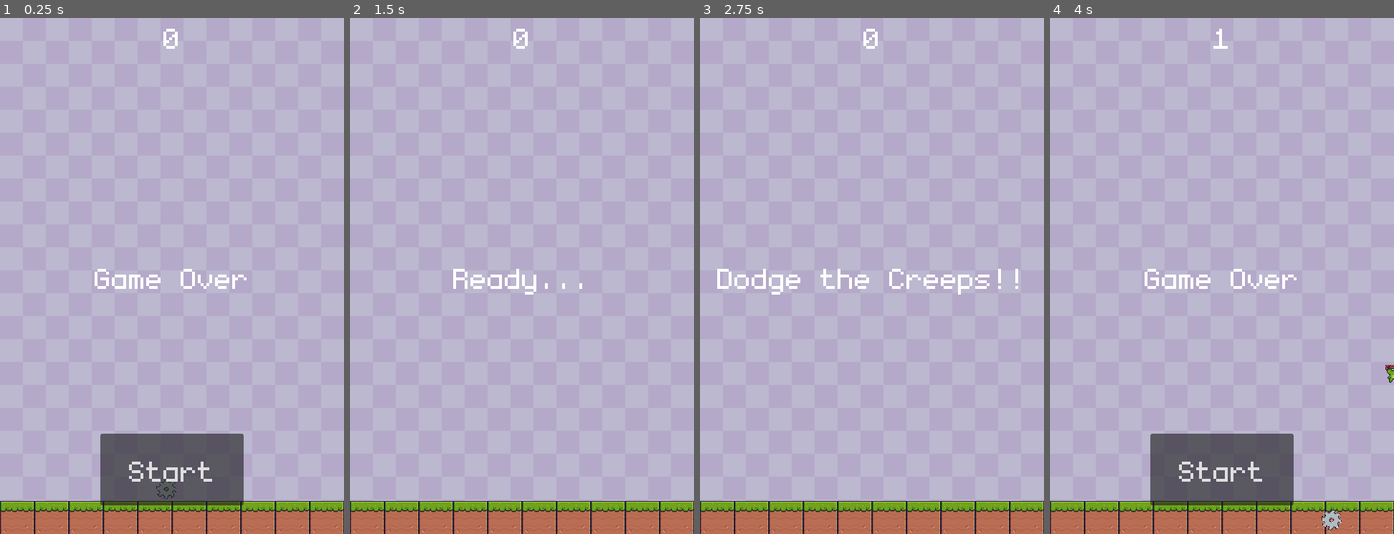
Above: before the commit, frames 1-4 (left to right).
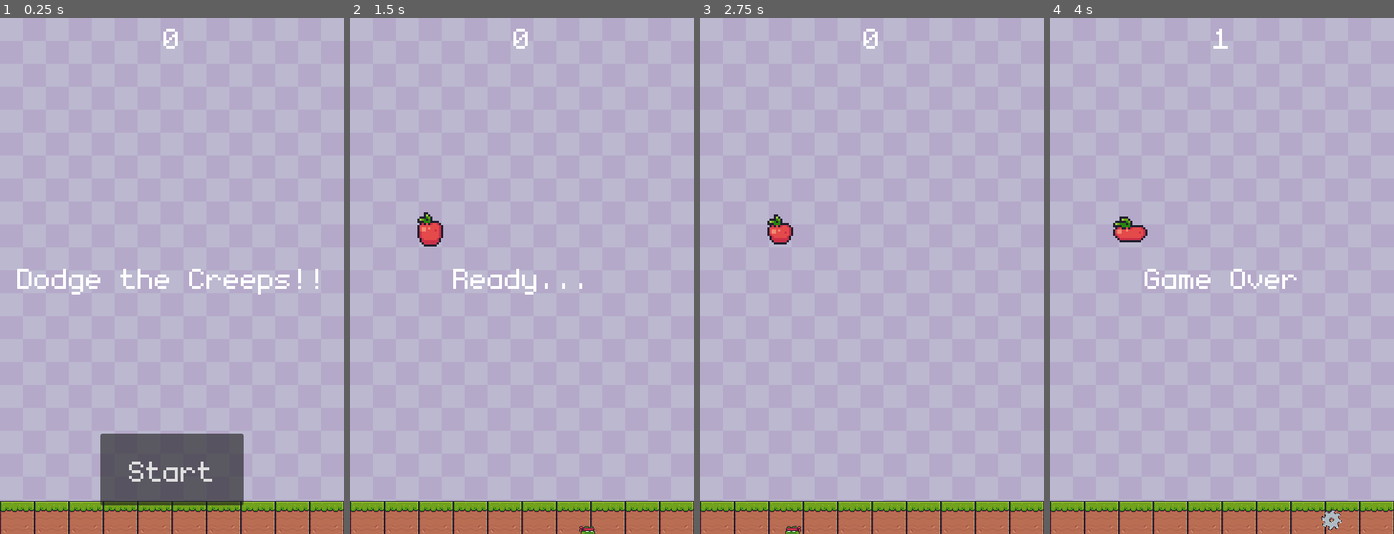
Above: after the commit, the same moments.

Repository: Imphalda/Simple-Godot-Project
Game: Godot game, scene res://main.tscn
The game is run twice, just before and just after one commit, with the same random seed, the same clock (stepped at 60 frames per second) and the same inputs.
Inputs:
- Up to frame 1 (0.25 s): no input
- Up to frame 2 (1.5 s): click "Start" at 0.5 s; hold Right (move_right) from 1.28 s (still down)
- Up to frame 3 (2.75 s): release Right (move_right) at 2.03 s; hold Left (move_left) from 2.03 s (still down)
- Up to frame 4 (4 s): release Left (move_left) at 2.78 s; hold Right (move_right) 2.78-3.53 s; hold Up (move_up) from 3.53 s (still down)

The runs differ from the first frame. In frame 1, 1.3% of the frame differs, in the area x 5-93%, y 48-94%; in frame 2, 0.4%; in frame 3, 1.3%; in frame 4, 6.1%, in the area x 18-100%, y 38-95%.

Commit message:
Overhauled Collision

Diff:
--- a/Apple.tscn
+++ b/Apple.tscn
@@ -182,9 +182,11 @@
 radius = 9.66667
 height = 20.6667
 
-[node name="Apple" type="RigidBody2D"]
+[node name="Apple" type="RigidBody2D" groups=["collectable"]]
 z_index = 1
 position = Vector2(199, 162)
+collision_layer = 4
+collision_mask = 4
 gravity_scale = 0.0
 can_sleep = false
 freeze = true
@@ -201,4 +203,5 @@
 scale = Vector2(3, 3)
 shape = SubResource("CapsuleShape2D_85not")
 
+[connection signal="body_entered" from="." to="." method="_on_body_entered"]
 [connection signal="animation_finished" from="AnimatedSprite2D" to="." method="on_animation_finished"]
--- a/Collectable.gd
+++ b/Collectable.gd
@@ -1,5 +1,6 @@
 extends RigidBody2D
 @export var points = 10
+signal collectable_player_hit
 
 # Called when the node enters the scene tree for the first time.
 func _ready() -> void:
@@ -30,3 +31,8 @@
 	$AnimatedSprite2D.animation = "Default"
 	$AnimatedSprite2D.play()
 	pass # Replace with function body.
+
+func _on_player_collected() -> void:
+	$AnimatedSprite2D.animation = "Collected"
+	$AppleCollision.set_deferred("disabled", true)
+	pass # Replace with function body.
--- a/hud.gd
+++ b/hud.gd
@@ -13,6 +13,7 @@
 	# Wait for MessageTimer to run out
 	await $MessageTimer.timeout
 
+	$ScoreLabel.text = "0"
 	$Message.text = "Dodge the Creeps!!"
 	$Message.show()
 
@@ -20,6 +21,7 @@
 	$StartButton.show()
 
 func update_score(score):
+	score += int($ScoreLabel.text)
 	$ScoreLabel.text = str(score)
 
 
@@ -41,3 +43,8 @@
 
 func _on_message_timer_timeout() -> void:
 	$Message.hide() #Replace with function body.
+
+
+func _on_collectable_player_hit(points) -> void:
+	update_score(points)
+	pass # Replace with function body.
--- a/main.gd
+++ b/main.gd
@@ -57,7 +57,7 @@
 	add_child(mob)
 
 func _on_score_timer_timeout() -> void:
-	score+= 1
+	score = 1
 	$Hud.update_score(score)
 
 func _on_start_timer_timeout() -> void:
@@ -67,3 +67,14 @@
 
 func _on_floor_collison_body_entered(body: Node) -> void:
 	$Player.on_floor = true
+
+
+func _on_player_killed() -> void:
+	game_over()
+	pass # Replace with function body.
+
+
+func _on_player_collected() -> void:
+	var score = $Apple.points
+	$Hud.update_score(score)
+	pass # Replace with function body.
--- a/main.tscn
+++ b/main.tscn
@@ -4,9 +4,9 @@
 [ext_resource type="Script" path="res://main.gd" id="1_l7y1o"]
 [ext_resource type="PackedScene" uid="uid://3hb1xvktmyxr" path="res://mob.tscn" id="2_53coy"]
 [ext_resource type="PackedScene" uid="uid://jj63iil8ufje" path="res://floor.tscn" id="3_g0gn7"]
-[ext_resource type="Script" path="res://floor_collison.gd" id="5_766sv"]
 [ext_resource type="Texture2D" uid="uid://b5e6bf5s8n06k" path="res://Assets/Background/Purple.png" id="5_u8fwy"]
 [ext_resource type="PackedScene" uid="uid://ccru1hepmb8gd" path="res://HUD.tscn" id="6_1211q"]
+[ext_resource type="PackedScene" uid="uid://d72pkcj02la3" path="res://Apple.tscn" id="8_2fkq2"]
 
 [sub_resource type="RectangleShape2D" id="RectangleShape2D_q7hbe"]
 size = Vector2(476.75, 47.5)
@@ -21,30 +21,29 @@
 script = ExtResource("1_l7y1o")
 mob_scene = ExtResource("2_53coy")
 
-[node name="Player" parent="." instance=ExtResource("1_418vv")]
-position = Vector2(81, 505)
-
-[node name="Mob" parent="." instance=ExtResource("2_53coy")]
-position = Vector2(232, 657)
-
-[node name="Floor" parent="." instance=ExtResource("3_g0gn7")]
+[node name="Floor" parent="." groups=["surfaces"] instance=ExtResource("3_g0gn7")]
 anchors_preset = 12
 anchor_top = 1.0
 anchor_right = 1.0
 anchor_bottom = 1.0
 offset_top = -46.0
-offset_right = 0.0
 offset_bottom = 2.0
 grow_horizontal = 2
 grow_vertical = 0
 
-[node name="floor collison" type="RigidBody2D" parent="Floor"]
-position = Vector2(0, -672)
-script = ExtResource("5_766sv")
+[node name="StaticBody2D" type="StaticBody2D" parent="Floor"]
+collision_layer = 15
+collision_mask = 15
 
-[node name="floor collison shape" type="CollisionShape2D" parent="Floor/floor collison"]
-position = Vector2(240.625, 696)
+[node name="floor collison shape" type="CollisionShape2D" parent="Floor/StaticBody2D"]
+position = Vector2(240.625, 24)
 shape = SubResource("RectangleShape2D_q7hbe")
+
+[node name="Player" parent="." instance=ExtResource("1_418vv")]
+position = Vector2(81, 505)
+
+[node name="Mob" parent="." instance=ExtResource("2_53coy")]
+position = Vector2(530, 521)
 
 [node name="MobTimer" type="Timer" parent="."]
 wait_time = 0.5
@@ -75,9 +74,17 @@
 texture = ExtResource("5_u8fwy")
 stretch_mode = 1
 
-[connection signal="hit" from="Player" to="." method="game_over"]
-[connection signal="body_entered" from="Floor/floor collison" to="." method="_on_floor_collison_body_entered"]
+[node name="Apple" parent="." instance=ExtResource("8_2fkq2")]
+position = Vector2(112, 301)
+collision_mask = 0
+
+[connection signal="body_shape_entered" from="Player" to="Player" method="_on_body_shape_entered"]
+[connection signal="collected" from="Player" to="." method="_on_player_collected"]
+[connection signal="collected" from="Player" to="Apple" method="_on_player_collected"]
+[connection signal="killed" from="Player" to="." method="_on_player_killed"]
 [connection signal="timeout" from="MobTimer" to="." method="_on_mob_timer_timeout"]
 [connection signal="timeout" from="ScoreTimer" to="." method="_on_score_timer_timeout"]
 [connection signal="timeout" from="StartTimer" to="." method="_on_start_timer_timeout"]
 [connection signal="start_game" from="Hud" to="." method="new_game"]
+[connection signal="start_game" from="Hud" to="Apple" method="_on_hud_start_game"]
+[connection signal="collectable_player_hit" from="Apple" to="Hud" method="_on_collectable_player_hit"]
--- a/mob.gd
+++ b/mob.gd
@@ -1,11 +1,9 @@
 extends RigidBody2D
-
 
 # Called when the node enters the scene tree for the first time.
 func _ready() -> void:
 	var mob_types = $animation_Mob.sprite_frames.get_animation_names()
 	$animation_Mob.play(mob_types[1])
-
 
 # Called every frame. 'delta' is the elapsed time since the previous frame.
 func _process(_delta: float) -> void:
--- a/mob.tscn
+++ b/mob.tscn
@@ -133,6 +133,7 @@
 
 [node name="Mob" type="RigidBody2D" groups=["mobs"]]
 position = Vector2(103, 111)
+collision_layer = 2
 collision_mask = 0
 gravity_scale = 0.0
 script = ExtResource("1_dx4ir")
@@ -152,5 +153,4 @@
 [node name="CollisionShape2D" type="CollisionShape2D" parent="."]
 shape = SubResource("CircleShape2D_cp2o5")
 
-[connection signal="body_entered" from="." to="." method="_on_body_entered"]
 [connection signal="screen_exited" from="VisibleOnScreenNotifier2D" to="." method="_on_visible_on_screen_notifier_2d_screen_exited"]
--- a/player.gd
+++ b/player.gd
@@ -1,11 +1,15 @@
 extends Area2D
 signal hit
+signal killed
+signal collected
 @export var speed = 100
 var screen_size
+var player_body
 
 # Called when the node enters the scene tree for the first time.
 func _ready() -> void:
 	screen_size = get_viewport_rect().size
+	player_body = $CollisionShape2D
 	hide()
 
 
@@ -17,7 +21,7 @@
 
 	#Gravity
 	if !on_floor:
-		velocity += Vector2.DOWN * speed * delta * 10
+		velocity += Vector2.DOWN * speed * delta * 20
 
 	"""
 	if Input.is_action_pressed("move_right"):
@@ -59,9 +63,14 @@
 
 
 func _on_body_entered(_body: Node2D) -> void:
-	#hide()
-	hit.emit()
-	$CollisionShape2D.set_deferred("disabled", true)
+	#hit.emit(_body)
+	#$CollisionShape2D.set_deferred("disabled", true)
+	if _body.is_in_group("mobs"):
+		killed.emit()
+		hide()
+		$CollisionShape2D.set_deferred("disabled", true)
+	elif _body.is_in_group("collectable"):
+		collected.emit()
 
 func start(pos):
 	position = pos
--- a/player.tscn
+++ b/player.tscn
@@ -111,8 +111,9 @@
 [sub_resource type="CapsuleShape2D" id="CapsuleShape2D_s4xnm"]
 radius = 12.0
 
-[node name="Player" type="Area2D"]
+[node name="Player" type="Area2D" groups=["Player"]]
 position = Vector2(215, 236)
+collision_mask = 15
 script = ExtResource("1_7co8w")
 metadata/_edit_group_ = true
 
@@ -122,7 +123,7 @@
 sprite_frames = SubResource("SpriteFrames_n6g54")
 animation = &"walk"
 
-[node name="CollisionShape2D" type="CollisionShape2D" parent="."]
+[node name="CollisionShape2D" type="CollisionShape2D" parent="." groups=["Player"]]
 shape = SubResource("CapsuleShape2D_s4xnm")
 
 [connection signal="body_entered" from="." to="." method="_on_body_entered"]
